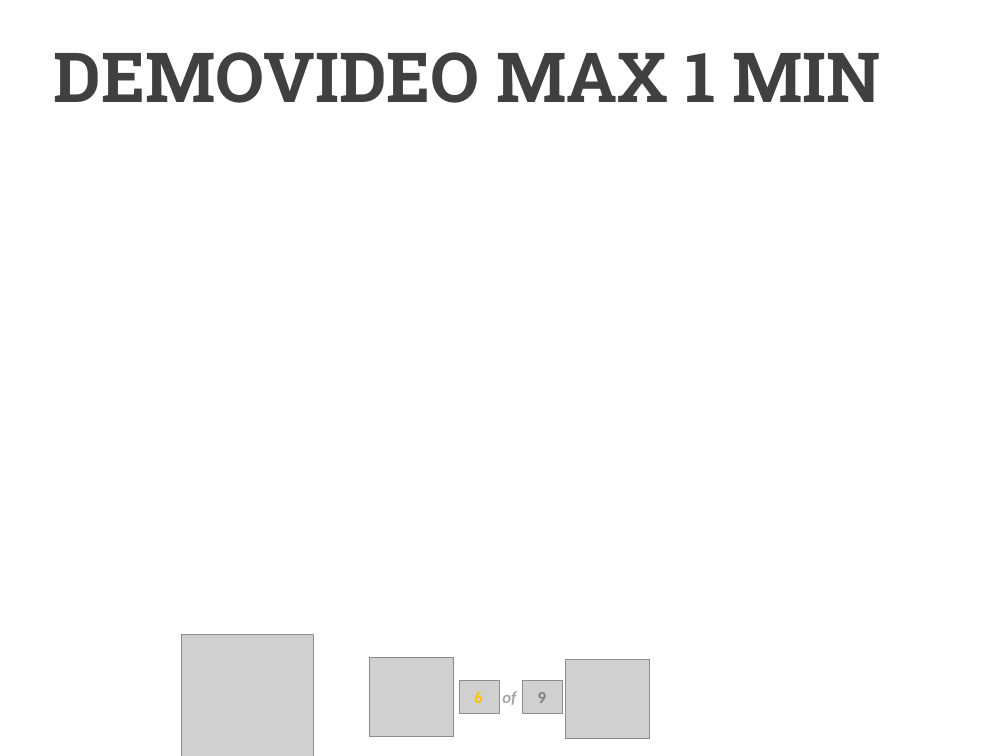
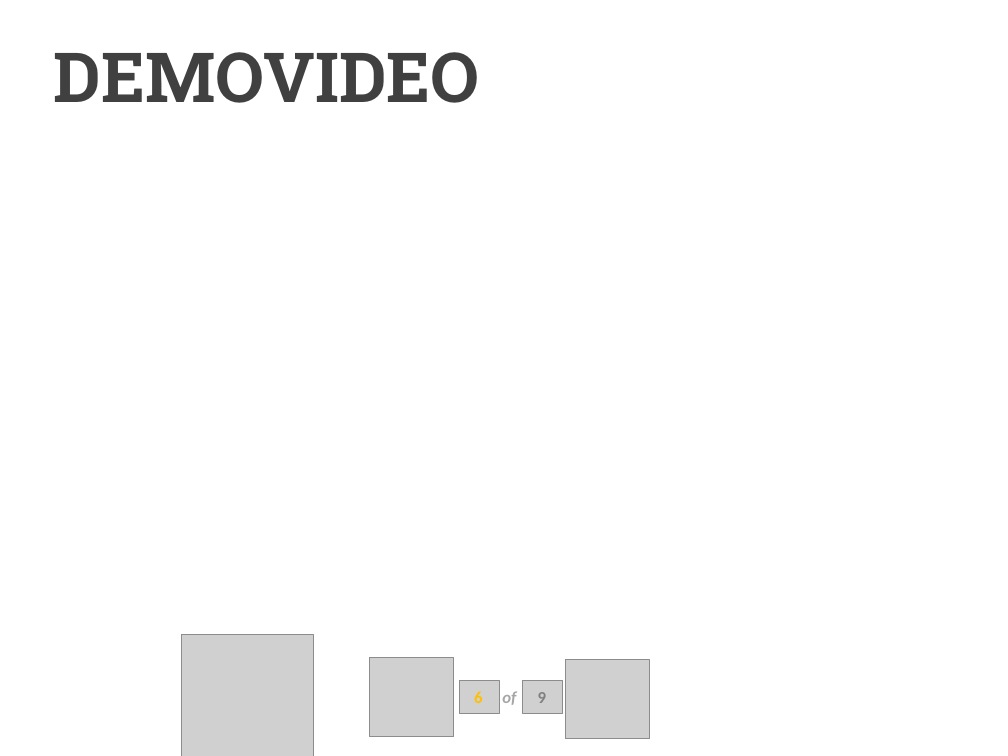
Before and after one commit to luringens/DoodleChess, a slide deck: slide 7 of docs/presentation/Presentasjon oblig4.pptx (slide 6 before the commit). Drawn at 1008x756 pixels with LibreOffice and Linux fonts; fonts in the diff are those of the drawing; grey boxes stand for pictures; background and template pictures are left out. Boxes give left, top, right and bottom in pixels: in the first picture for what was removed or moved away, otherwise in the second. Text is boxed around its words. In the diff, an @@ line names an element or a change of style, - is before the commit and + after.

```diff
--- a/docs/presentation/Presentasjon oblig4.pptx
+++ b/docs/presentation/Presentasjon oblig4.pptx
@@ text at (x1=54, y1=52, x2=480, y2=103): text changed @@
-DEMOVIDEO MAX 1 MIN
+DEMOVIDEO
```
Also in this commit, not shown: 2 other slides changed, 1 slide added.
